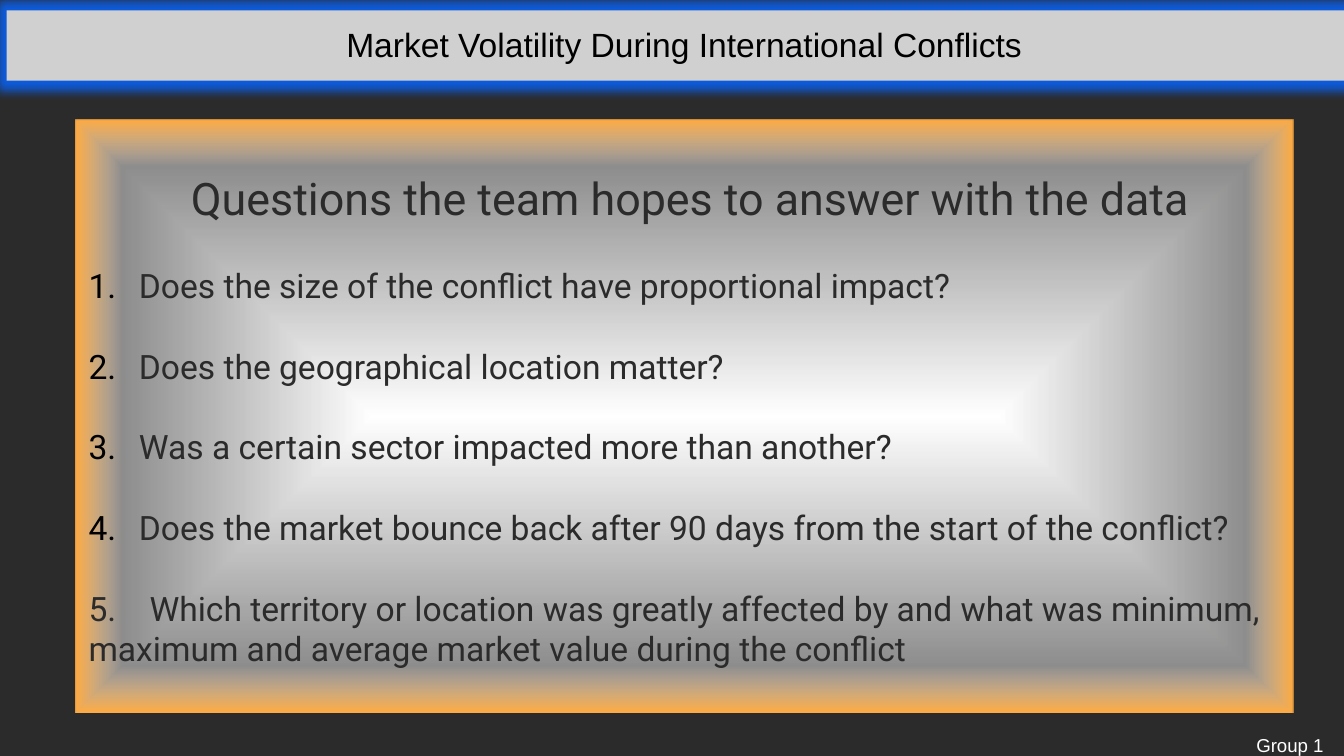
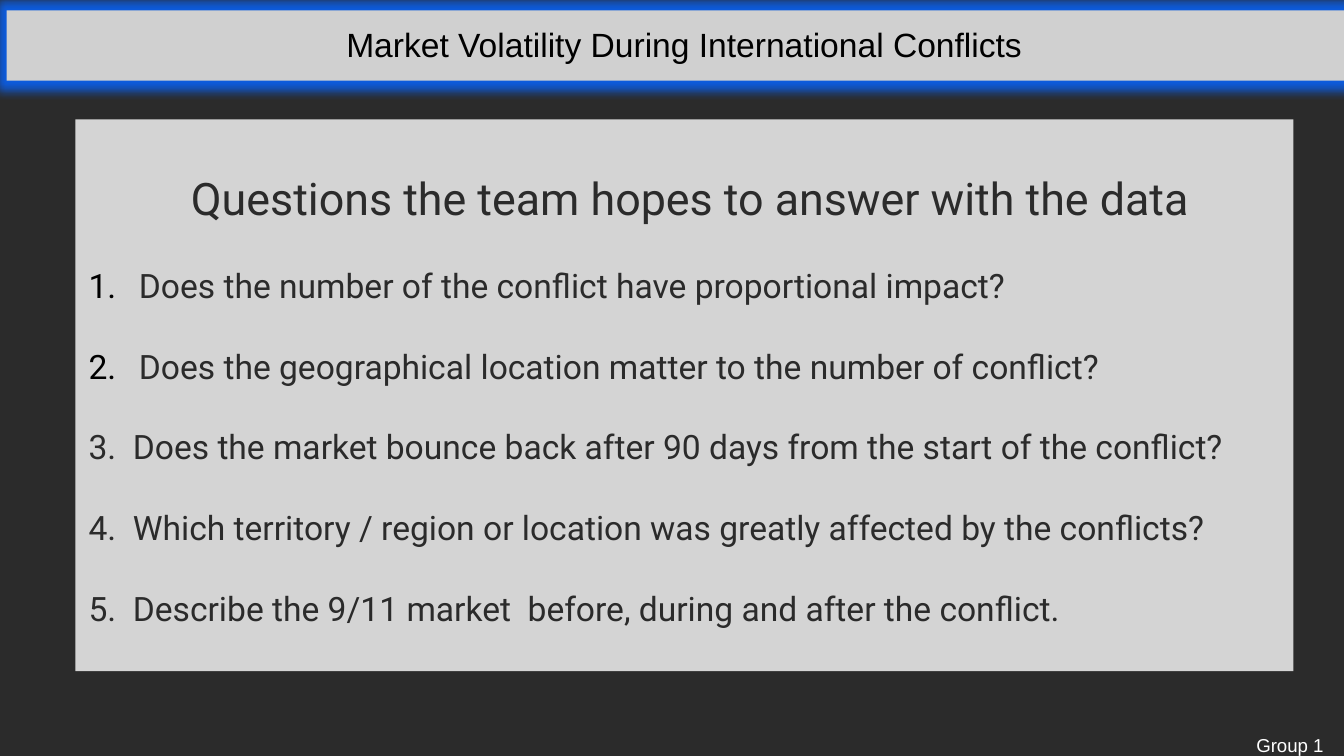
Before and after one commit to THeath15/Team1--Project, a slide deck: slide 12 of Group1 presentation revised 3.pptx (slide 4 before the commit). Drawn at 1344x756 pixels with LibreOffice and Linux fonts; fonts in the diff are those of the drawing; grey boxes stand for pictures; background and template pictures are left out; a plain dark background stands for a picture behind light text. Boxes give left, top, right and bottom in pixels: in the first picture for what was removed or moved away, otherwise in the second. Text is boxed around its words. In the diff, an @@ line names an element or a change of style, - is before the commit and + after.

```diff
--- a/Group1 presentation revised 3.pptx
+++ b/Group1 presentation revised 3.pptx
@@ rectangle "Questions the team hopes to ...": place and size @@
-rectangle "Questions the team hopes to ..." at <box>75,120,1293,712</box>
+rectangle "Questions the team hopes to ..." at <box>75,120,1293,672</box>
@@ rectangle "Questions the team hopes to ..." at <box>75,120,1293,672</box>: fill gradient #FFFFFF to #FFAB40 to #FFFFFF at 80% opacity @@
@@ text in rectangle at <box>89,272,1222,628</box>: text changed @@
-    1. Does the size of the conflict have proportional impact?
-    2. Does the geographical location matter?
-    3. Was a certain sector impacted more than another?
-    4. Does the market bounce back after 90 days from the start of the conflict?
-    5. Which territory or location was greatly affected by and what was minimum, maximum and average market value during the conflict
+    1. Does the number of the conflict have proportional impact?
+    2. Does the geographical location matter to the number of conflict?
+    3. Does the market bounce back after 90 days from the start of the conflict?
+    4. Which territory / region or location was greatly affected by the conflicts?
+    5. Describe the 9/11 market before, during and after the conflict.
```
Also in this commit, not shown: 11 other slides changed.
